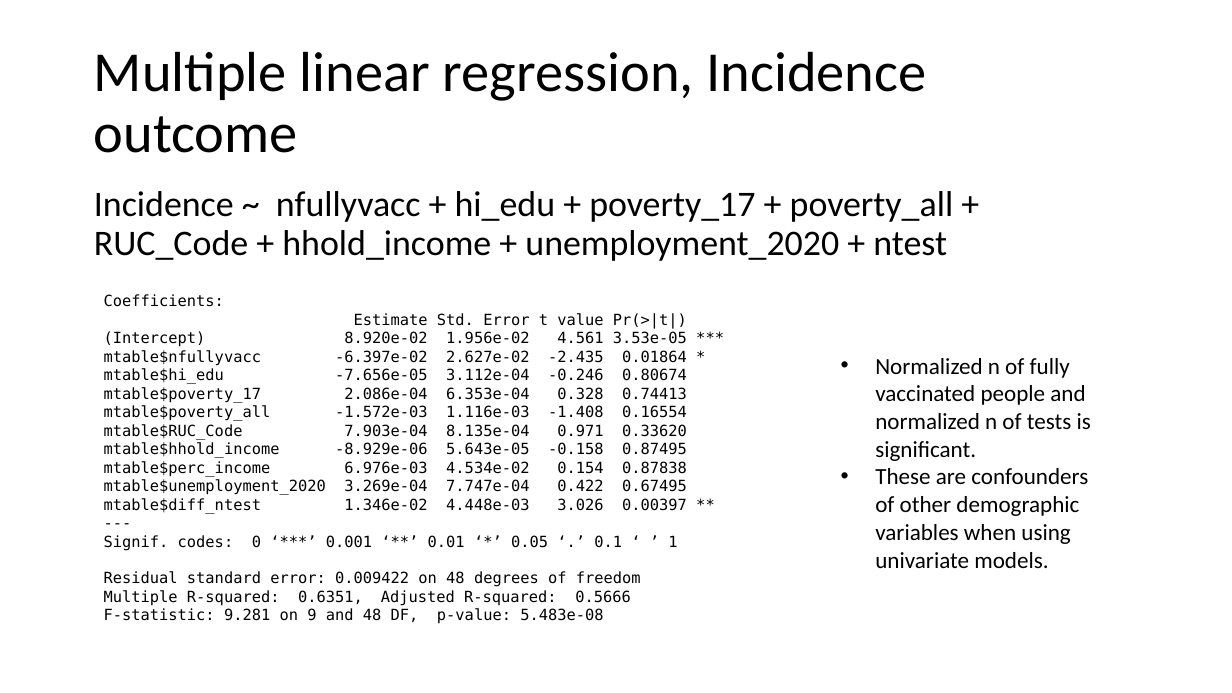
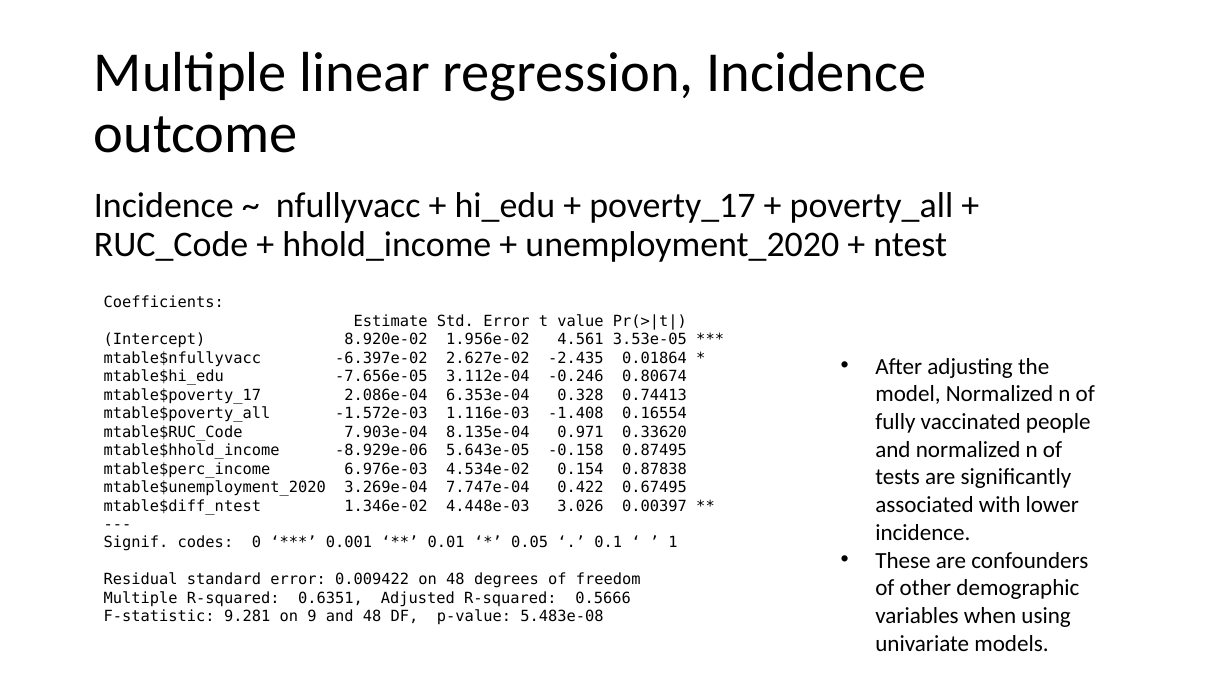
Before and after one commit to gescobararrepol/med_264, a slide deck: slide 7 of MED264_Project.pptx. Drawn at 1232x693 pixels with LibreOffice and Linux fonts; fonts in the diff are those of the drawing. Boxes give left, top, right and bottom in pixels: in the first picture for what was removed or moved away, otherwise in the second. Text is boxed around its words. In the diff, an @@ line names an element or a change of style, - is before the commit and + after.

```diff
--- a/MED264_Project.pptx
+++ b/MED264_Project.pptx
@@ text at [875,358,1095,540]: text changed @@
-• Normalized n of fully vaccinated people and normalized n of tests is significant.
+• After adjusting the model, Normalized n of fully vaccinated people and normalized n of tests are significantly associated with lower incidence.
```
Also in this commit, not shown: 3 other slides changed, 13 other files.
